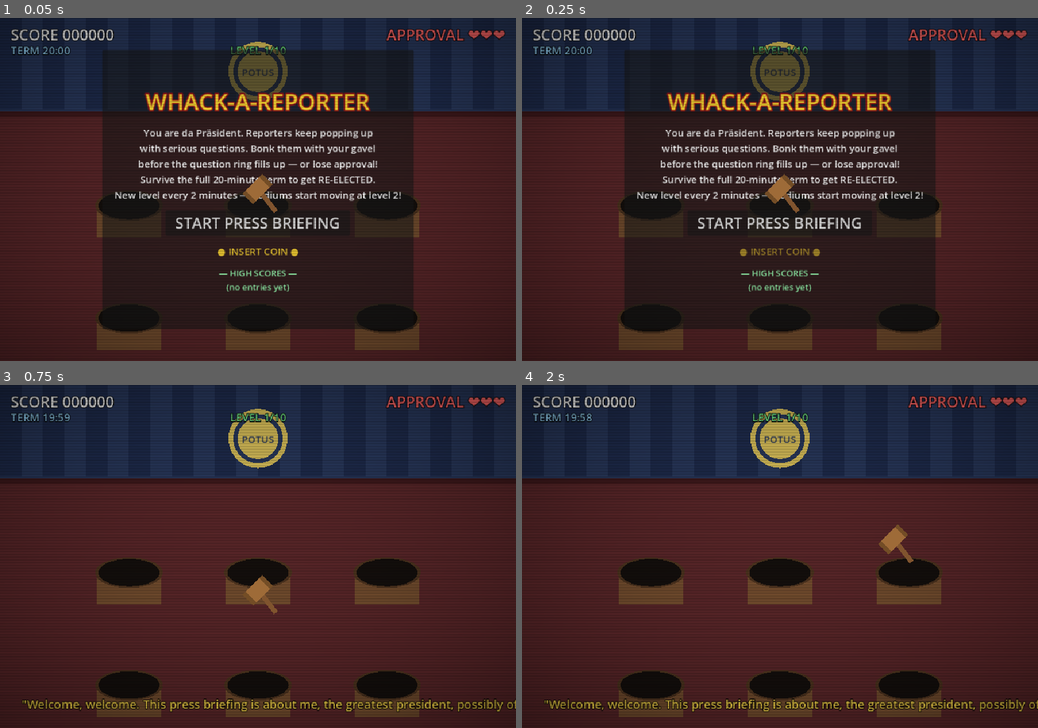
Above: before the commit, frames 1-4 (two rows, left to right).
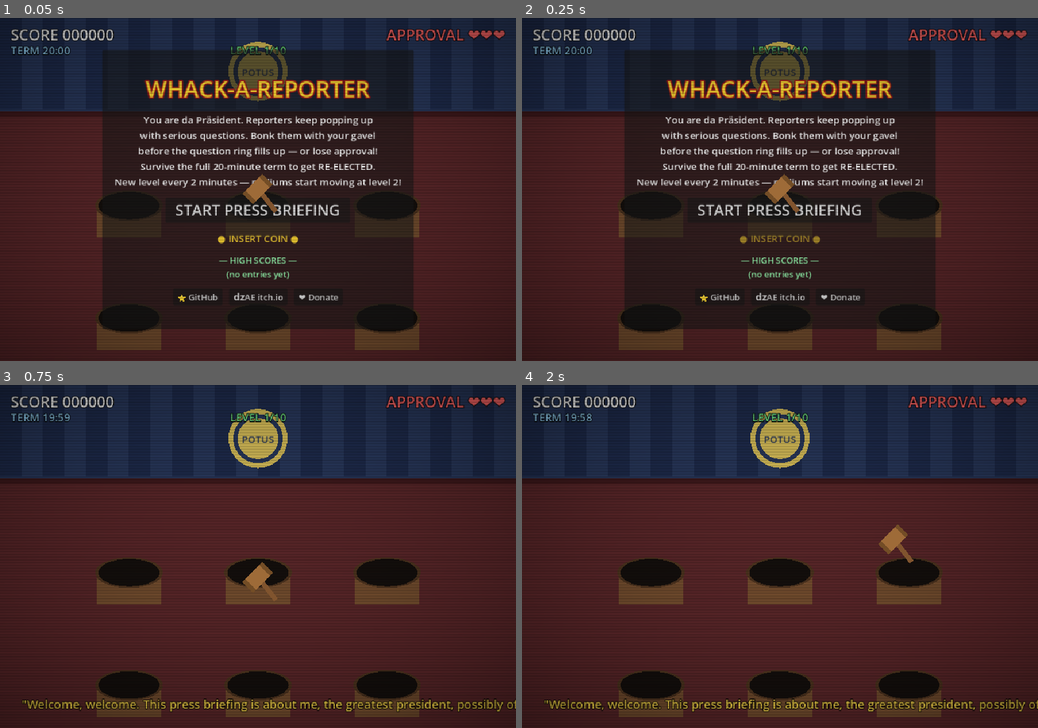
Above: after the commit, the same moments.

Repository: YemotaY/WhackAReporter
Game: Godot game, scene res://scenes/main.tscn
Same seed, same stepped clock (60 frames per second), same inputs: the game is played once before the commit and once after it.
Inputs (mouse positions are in pixels of both pictures, inside the frame that each line leads up to):
- Up to frame 1 (0.05 s): no input
- Up to frame 2 (0.25 s): no input
- Up to frame 3 (0.75 s): click "START PRESS BRIEFING" at 0.5 s
- Up to frame 4 (2 s): tap Enter at 1.25 s; move the mouse to (893, 539) at 1.27 s; press the mouse at (893, 539) at 1.28 s

The runs differ from the first frame. In frame 1, 9.3% of the frame differs, in the area x 22-78%, y 18-83%; in frame 2, 9.2%; in frame 3, 0.4%; in frame 4, nothing differs.

Commit message:
Play-once Q&A intro, arcade phase with background vocals, social/donate buttons, teaser site

Diff:
--- a/scripts/main.gd
+++ b/scripts/main.gd
@@ -9,6 +9,9 @@
 const HOLE_MOVE_AMPLITUDE := 70.0
 const LEADERBOARD_PATH := "user://leaderboard.json"
 const LEADERBOARD_SIZE := 10
+const URL_GITHUB := "https://github.com/YemotaY/WhackAReporter"
+const URL_ITCH := "https://yemotay.itch.io/whack-a-reporter"
+const URL_PAYPAL := "https://www.paypal.me/YemotaY"
 
 enum GameState { MENU, PLAYING, GAME_OVER, VICTORY }
 
@@ -21,6 +24,9 @@
 var spawn_timer := 0.0
 var level := 1
 var leaderboard: Array = []  # [{name, score, level}]
+var heard_qa := {}          # qa_id -> true, once its question played fully
+var arcade_mode := false    # true after every Q&A has been heard once
+var vocal_timer := 0.0      # background vocal replay countdown (arcade mode)
 
 var holes: Array[Hole] = []
 var hole_base_pos: Array[Vector2] = []
@@ -73,8 +79,28 @@
 	%SubmitButton.pressed.connect(_submit_score)
 	name_edit.text_submitted.connect(func(_t): _submit_score())
 	_blink_coin_label()
+	_build_link_buttons()
 	_refresh_board_labels()
 	_update_hud()
+
+func _build_link_buttons() -> void:
+	for panel: Control in [menu_panel, game_over_panel]:
+		var vbox: VBoxContainer = panel.get_node("VBox")
+		var row := HBoxContainer.new()
+		row.alignment = BoxContainer.ALIGNMENT_CENTER
+		row.add_theme_constant_override("separation", 12)
+		vbox.add_child(row)
+		for entry in [
+			["\u2b50 GitHub", URL_GITHUB],
+			["\U0001F3AE itch.io", URL_ITCH],
+			["\u2764 Donate", URL_PAYPAL],
+		]:
+			var btn := Button.new()
+			btn.text = " %s " % entry[0]
+			btn.add_theme_font_size_override("font_size", 16)
+			btn.tooltip_text = entry[1]
+			btn.pressed.connect(OS.shell_open.bind(entry[1]))
+			row.add_child(btn)
 
 func _blink_coin_label() -> void:
 	var tw := create_tween().set_loops()
@@ -111,6 +137,9 @@
 	menu_panel.visible = false
 	game_over_panel.visible = false
 	hole_qa.clear()
+	heard_qa.clear()
+	arcade_mode = false
+	vocal_timer = 0.0
 	for i in holes.size():
 		holes[i].force_sink()
 		holes[i].position = hole_base_pos[i]
@@ -128,6 +157,12 @@
 	if spawn_timer <= 0.0:
 		_spawn_reporter()
 		spawn_timer = _spawn_interval()
+	if arcade_mode:
+		vocal_timer -= delta
+		if vocal_timer <= 0.0 and not voice.is_talking():
+			# Background chatter: replay a random Q&A line, purely atmospheric.
+			voice.ask_question(voice.random_qa())
+			vocal_timer = _vocal_interval()
 	var new_level := mini(int(elapsed / LEVEL_DURATION) + 1, MAX_LEVEL)
 	if new_level > level:
 		_enter_level(new_level)
@@ -191,32 +226,52 @@
 	tw.tween_callback(lbl.queue_free)
 
 func _spawn_interval() -> float:
-	# Slow, listenable pace at level 1 (hear the full Q&A comedy),
-	# frantic arcade chaos by level 10.
 	var t := float(level - 1) / float(MAX_LEVEL - 1)
-	return lerpf(4.0, 0.6, t) * randf_range(0.85, 1.15)
-
-func _question_grace() -> float:
-	# Extra hit time on top of the spoken question length. Positive early
-	# (you can hear the whole question), negative late (cut them off or lose).
+	if arcade_mode:
+		# Pure whacking phase: frantic pace, ramping even faster with level.
+		return lerpf(1.8, 0.45, t) * randf_range(0.85, 1.15)
+	# Intro phase: slow, listenable pace so every Q&A plays fully once.
+	return lerpf(4.0, 2.0, t) * randf_range(0.9, 1.1)
+
+func _vocal_interval() -> float:
+	# Background vocal replays start relaxed, tighten as levels ramp up.
 	var t := float(level - 1) / float(MAX_LEVEL - 1)
-	return lerpf(1.2, -0.8, t)
+	return lerpf(12.0, 4.0, t)
+
+func _arcade_hit_window() -> float:
+	# Fixed reaction window once vocals no longer gate the reporters.
+	var t := float(level - 1) / float(MAX_LEVEL - 1)
+	return lerpf(2.4, 0.9, t)
 
 func _spawn_reporter() -> void:
-	# Early levels: one question at a time, so the satire is audible.
-	if level <= 3 and voice.is_talking():
-		return
 	var free := holes.filter(func(h): return not h.is_busy())
 	if free.is_empty():
 		return
 	var hole: Hole = free[randi() % free.size()]
-	var qa_id := voice.random_qa()
-	hole_qa[hole] = qa_id
-	# Hit window = spoken question length (+grace early, -pressure late).
-	var q_time: float = maxf(voice.question_duration(qa_id) + _question_grace(), 1.2)
-	hole.pop_up(0.25, q_time)
+	if not arcade_mode:
+		# Intro phase: one full, uninterrupted question at a time.
+		if voice.is_talking():
+			return
+		var unheard: Array[String] = []
+		for id in voice.qa_ids:
+			if not heard_qa.has(id):
+				unheard.append(id)
+		var qa_id: String = unheard[randi() % unheard.size()]
+		heard_qa[qa_id] = true
+		hole_qa[hole] = qa_id
+		# Hit window = full spoken question length + grace, so it plays out.
+		var q_time: float = maxf(voice.question_duration(qa_id) + 1.2, 1.2)
+		hole.pop_up(0.25, q_time)
+		_play("pop")
+		voice.ask_question(qa_id)
+		if heard_qa.size() >= voice.qa_ids.size():
+			arcade_mode = true
+			vocal_timer = _vocal_interval()
+			_spawn_banner("NO MORE QUESTIONS — WHACK!")
+		return
+	# Arcade phase: reporters just pop, vocals only chatter in the background.
+	hole.pop_up(0.25, _arcade_hit_window())
 	_play("pop")
-	voice.ask_question(qa_id)
 
 func _unhandled_input(event: InputEvent) -> void:
 	if game_state != GameState.PLAYING:
@@ -244,6 +299,8 @@
 	if hole_qa.has(hole):
 		voice.answer_question(hole_qa[hole])
 		hole_qa.erase(hole)
+	elif arcade_mode and not voice.is_talking() and randf() < 0.3:
+		voice.say_random("prez_whack", 3)
 	_update_hud()
 
 func _on_question_asked(hole: Hole) -> void:
Not shown, added: docs/index.html
